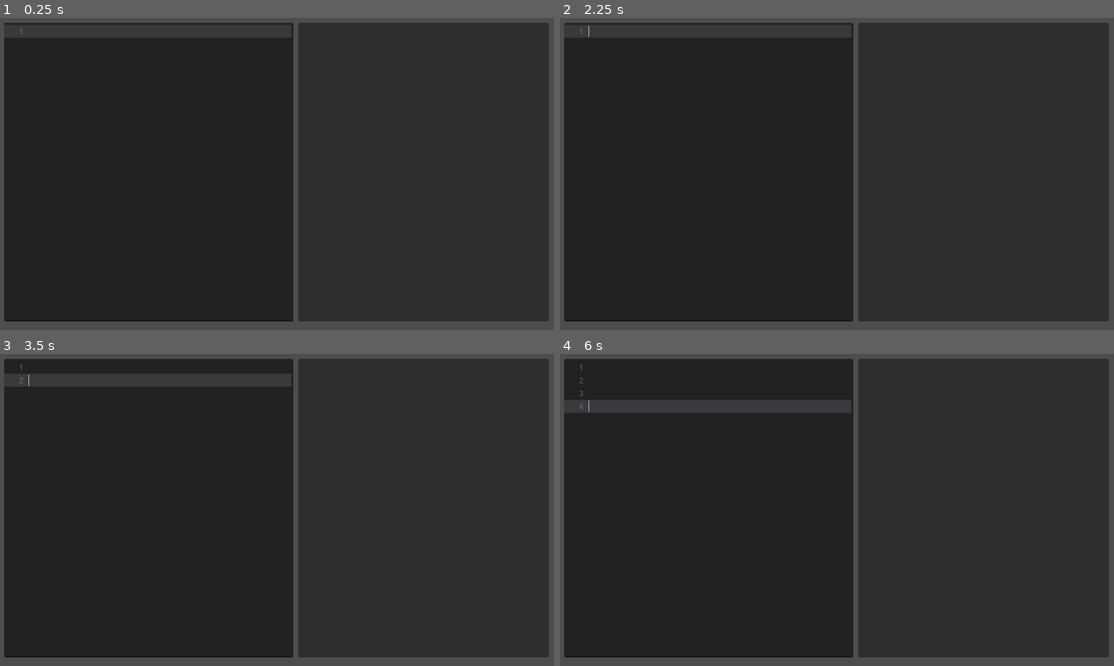
Above: before the commit, frames 1-4 (two rows, left to right).
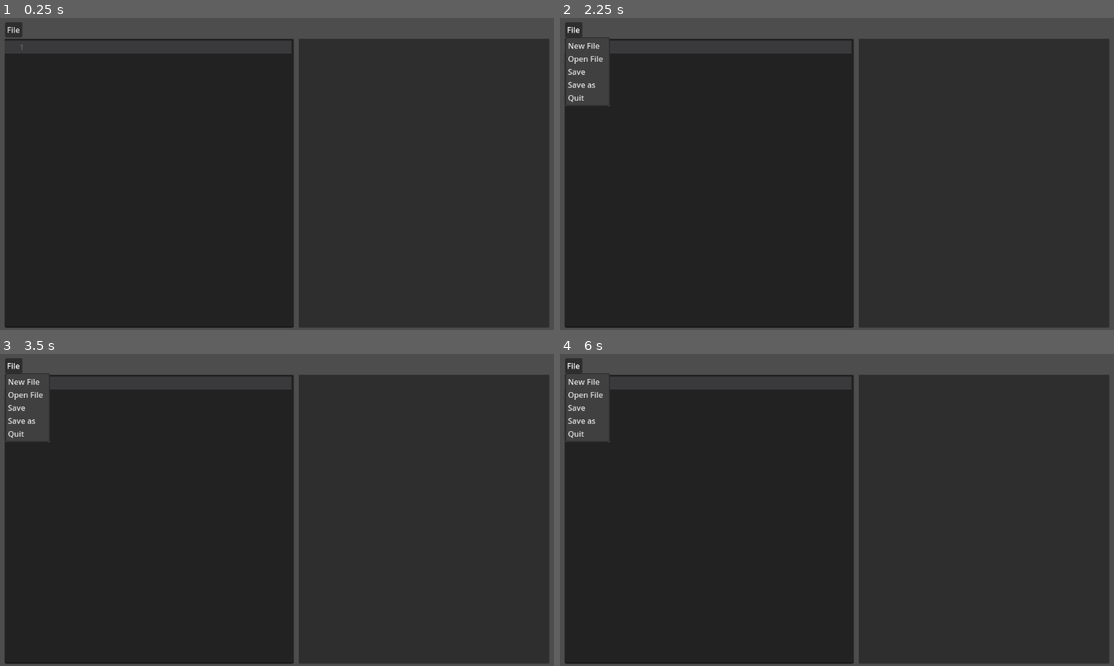
Above: after the commit, the same moments.

Repository: gaboCiber/WallEGraphics
Game: Godot game, scene res://container.tscn
Same seed, same stepped clock (60 frames per second), same inputs: the game is played once before the commit and once after it.
Inputs (mouse positions are in pixels of both pictures, inside the frame that each line leads up to):
- Up to frame 1 (0.25 s): no input
- Up to frame 2 (2.25 s): click (571, 30) at 0.5 s, where only the run after the commit has a clickable "File"; click (571, 30) at 1.25 s, where only the run after the commit has a clickable "File"; click (571, 30) at 2 s, where only the run after the commit has a clickable "File"
- Up to frame 3 (3.5 s): tap Enter at 2.75 s
- Up to frame 4 (6 s): tap Space at 3.5, 5 s; tap Enter at 4.25, 5.75 s

The runs differ from the first frame. In frame 1, 7.1% of the frame differs, in the area x 0-100%, y 1-100%; in frame 2, 8.4%; in frame 3, 8.8%; in frame 4, 12%.

Commit message:
Inciando 2

Diff:
--- a/container.gd
+++ b/container.gd
@@ -1,15 +1,65 @@
 extends Control
+var app_name = "WallE"
+const UNTITLED = "Untitled"
+var current_file = UNTITLED
 
+# Called every frame. 'delta' is the elapsed time since the previous frame.
+@warning_ignore("unused_parameter")
+func _process(delta):
+	pass
+
+func _on_editor_text_changed():
+	pass
 
 # Called when the node enters the scene tree for the first time.
 func _ready():
-	pass # Replace with function body.
+	update_window_title()
+	$menuContainer/MenuButtonFile.get_popup().connect("id_pressed", _on_menu_file_pressed)
+
+func update_window_title():
+	get_window().title = app_name + ' - ' + current_file
+
+func _on_menu_file_pressed(id):
+	var item_name = $menuContainer/MenuButtonFile.get_popup().get_item_text(id)
+
+	match item_name:
+		'New File':
+			new_file()
+		'Open File':
+			$FileDialogOpen.popup()
+		'Save':
+			save_file()
+		'Save as':
+			$FileDialogSave.popup()
+		'Quit':
+			get_tree().quit()
 
 
-# Called every frame. 'delta' is the elapsed time since the previous frame.
-func _process(delta):
-	pass
+func new_file():
+		$editorContainer/editor.text = ''
+		current_file = UNTITLED
+		update_window_title()
+
+func save_file():
+	var path = current_file
+
+	if path == UNTITLED:
+		$FileDialogSave.popup()
+	else:
+		_on_file_dialog_save_file_selected(path)
 
 
-func _on_editor_text_changed():
-	pass
+func _on_file_dialog_open_file_selected(path):
+	var f = FileAccess.open(path, FileAccess.READ)
+	$editorContainer/editor.text = f.get_as_text()
+	f.close()
+	current_file = path
+	update_window_title()
+
+
+func _on_file_dialog_save_file_selected(path):
+	var f = FileAccess.open(path, FileAccess.WRITE)
+	f.store_string($editorContainer/editor.text)
+	f.close()
+	current_file = path
+	update_window_title()
--- a/container.tscn
+++ b/container.tscn
@@ -8,27 +8,84 @@
 anchors_preset = 15
 anchor_right = 1.0
 anchor_bottom = 1.0
+offset_left = 1.0
+offset_top = 4.0
+offset_right = 1.0
+offset_bottom = 4.0
 grow_horizontal = 2
 grow_vertical = 2
 script = ExtResource("1_04vj4")
+metadata/_edit_use_anchors_ = true
 
 [node name="editorContainer" type="PanelContainer" parent="."]
-layout_mode = 0
-offset_left = 10.0
-offset_top = 10.0
-offset_right = 610.0
-offset_bottom = 630.0
+layout_mode = 1
+anchors_preset = -1
+anchor_left = 0.009
+anchor_top = 0.054
+anchor_right = 0.53
+anchor_bottom = 0.98
+offset_top = 4.0
+offset_right = -0.560059
+offset_bottom = 3.95996
 
 [node name="editor" parent="editorContainer" instance=ExtResource("1_hxs1x")]
 layout_mode = 2
 
 [node name="grahContainer" type="PanelContainer" parent="."]
-layout_mode = 0
-offset_left = 620.0
-offset_top = 10.0
-offset_right = 1140.0
-offset_bottom = 630.0
+layout_mode = 1
+anchors_preset = -1
+anchor_left = 0.538
+anchor_top = 0.06
+anchor_right = 0.99
+anchor_bottom = 0.986
+offset_left = 0.223938
+offset_right = -0.480103
 
 [node name="Node2D" type="Node2D" parent="grahContainer"]
 
+[node name="menuContainer" type="PanelContainer" parent="."]
+layout_mode = 1
+anchors_preset = -1
+anchor_left = 0.01
+anchor_right = 0.048
+anchor_bottom = 0.056
+offset_left = -0.52
+offset_top = 5.0
+offset_right = -8.296
+offset_bottom = -0.288002
+grow_horizontal = 2
+
+[node name="MenuButtonFile" type="MenuButton" parent="menuContainer"]
+layout_mode = 2
+text = "File"
+alignment = 0
+expand_icon = true
+switch_on_hover = true
+item_count = 5
+popup/item_0/text = "New File"
+popup/item_0/id = 0
+popup/item_1/text = "Open File"
+popup/item_1/id = 1
+popup/item_2/text = "Save"
+popup/item_2/id = 2
+popup/item_3/text = "Save as"
+popup/item_3/id = 3
+popup/item_4/text = "Quit"
+popup/item_4/id = 4
+
+[node name="FileDialogOpen" type="FileDialog" parent="."]
+title = "Open a File"
+initial_position = 2
+size = Vector2i(707, 450)
+ok_button_text = "Abrir"
+file_mode = 0
+access = 2
+
+[node name="FileDialogSave" type="FileDialog" parent="."]
+initial_position = 2
+size = Vector2i(707, 450)
+access = 2
+
 [connection signal="text_changed" from="editorContainer/editor" to="." method="_on_editor_text_changed"]
+[connection signal="file_selected" from="FileDialogOpen" to="." method="_on_file_dialog_open_file_selected"]
+[connection signal="file_selected" from="FileDialogSave" to="." method="_on_file_dialog_save_file_selected"]
--- a/editor.gd
+++ b/editor.gd
@@ -1,5 +1,4 @@
 extends CodeEdit
-
 
 
 # Called when the node enters the scene tree for the first time.
--- a/project.godot
+++ b/project.godot
@@ -15,6 +15,10 @@
 config/features=PackedStringArray("4.1", "Forward Plus")
 config/icon="res://icon.svg"
 
+[display]
+
+window/size/resizable=false
+
 [dotnet]
 
 project/assembly_name="WallE"
